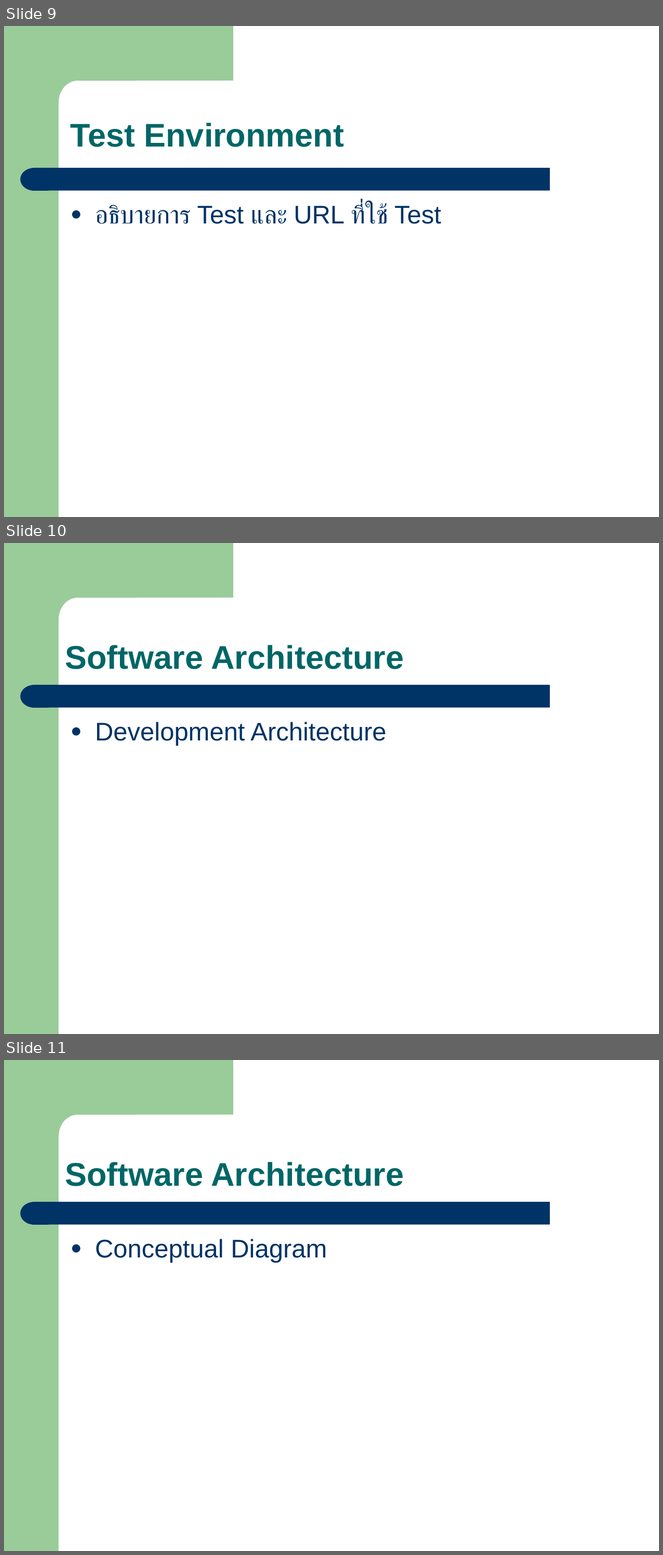
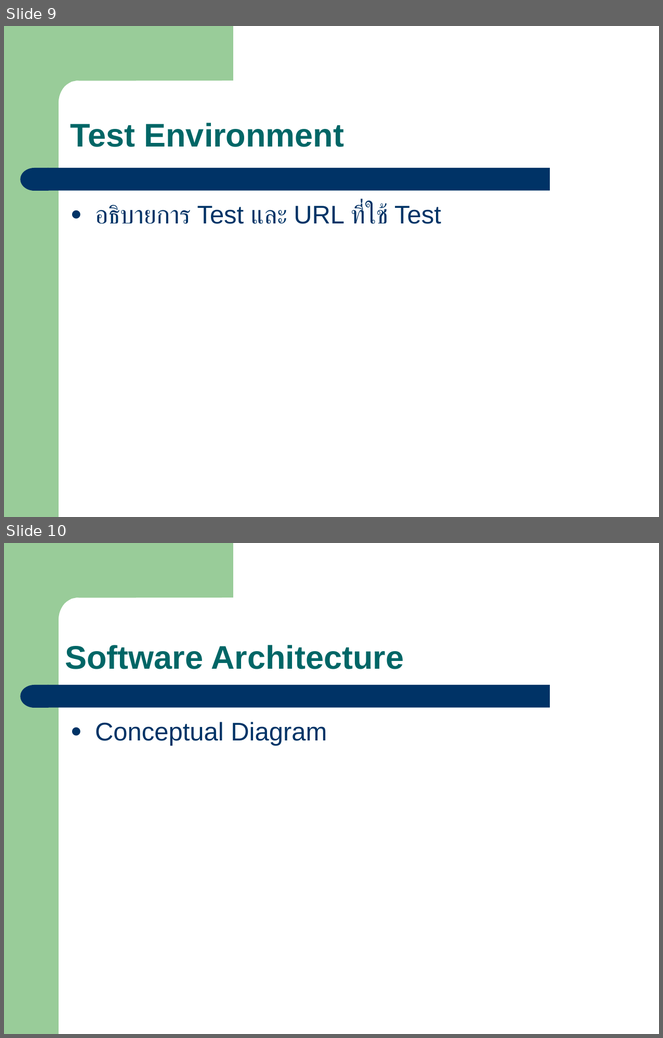
Before and after one commit to eseawind/simple-mrp, a slide deck: simple-mrp-doc/Simple_MRP_Present_V1.1.ppt. Shown one above the other, each under a label of ours: slides 9, 10 and 11 before the commit, slides 9 and 10 after it. The pictures are 663x1555 and 663x1038 pixels, drawn with LibreOffice and Linux fonts; fonts in the diff are those of the drawing. Boxes give left, top, right and bottom in pixels: in the first picture for what was removed or moved away, otherwise in the second. Text is boxed around its words. In the diff, an @@ line names an element or a change of style, - is before the commit and + after.

```diff
--- a/simple-mrp-doc/Simple_MRP_Present_V1.1.ppt
+++ b/simple-mrp-doc/Simple_MRP_Present_V1.1.ppt
@@ slide 10 removed at (x1=4, y1=543, x2=659, y2=1034), background #FFFFFF; not listed: 4 template elements that a slide beside it also shows @@
@@ title removed at (x1=65, y1=645, x2=404, y2=669) @@
-Software Architecture
@@ text removed at (x1=95, y1=722, x2=386, y2=746) @@
-● Development Architecture
@@ what was slide 11 is now slide 10 @@
```
Also in this commit, not shown: 1 slide changed, 7 slides added, 5 other slides removed.
